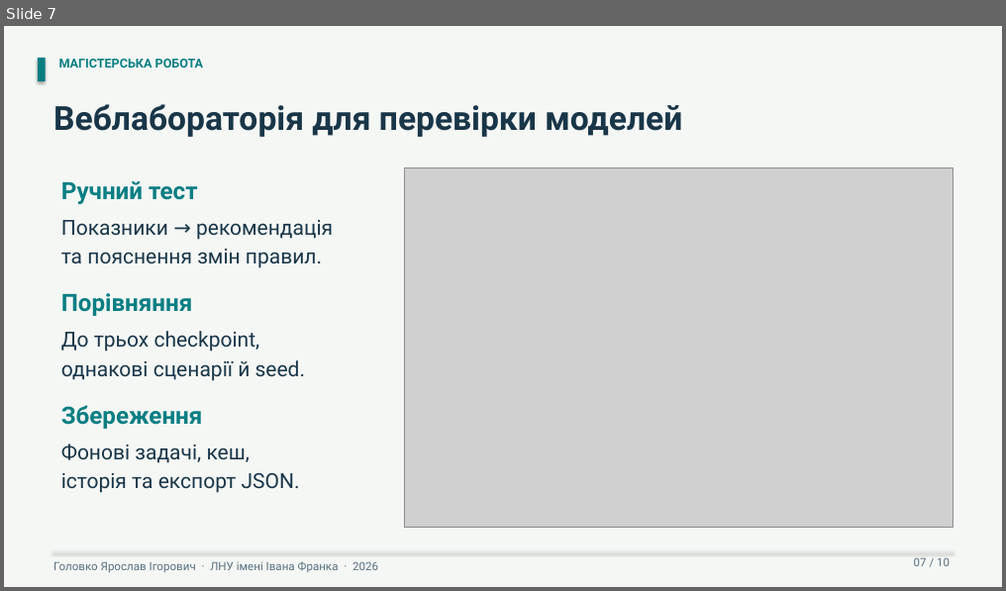
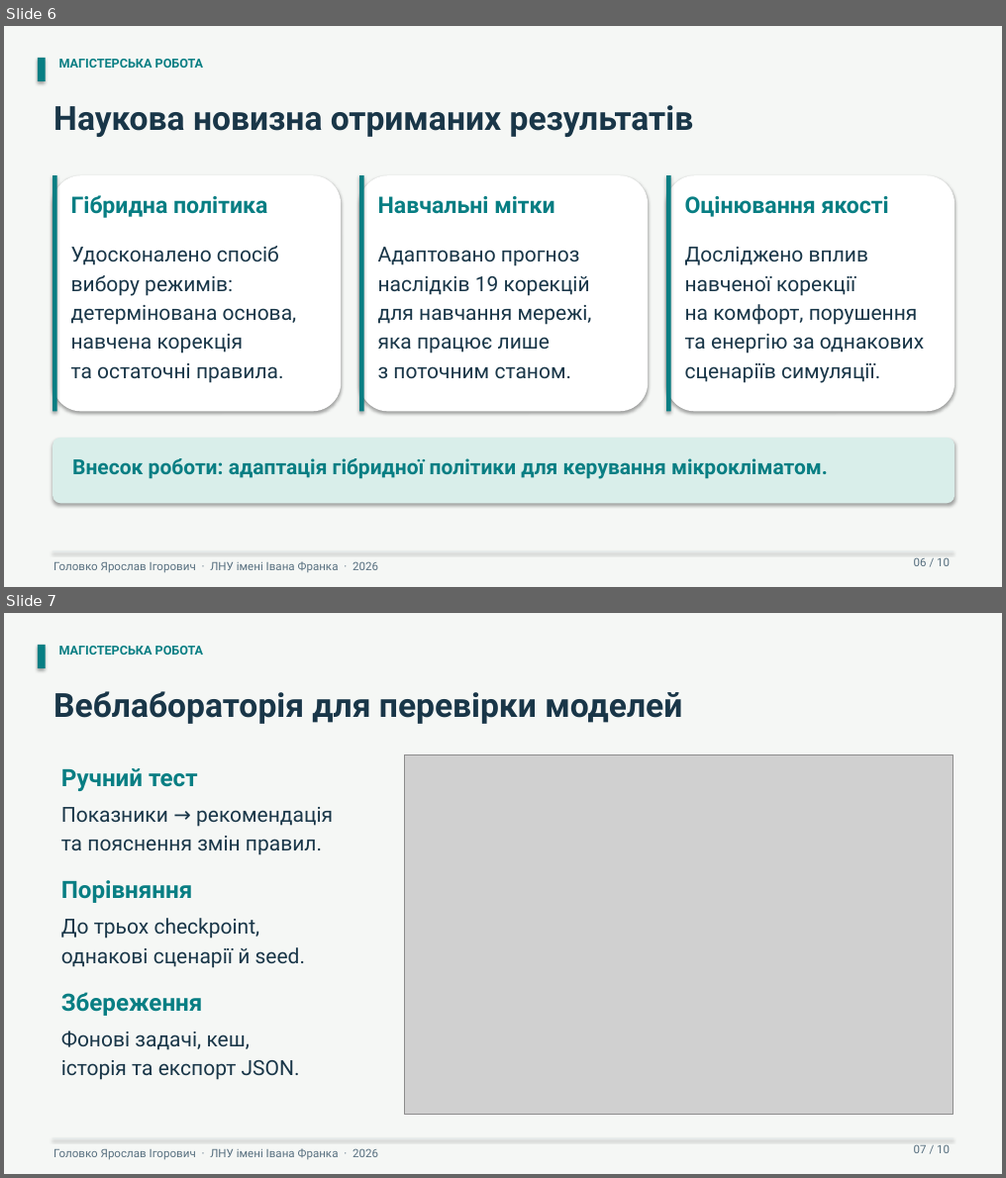
Before and after one commit to Lowckick/ai_house_model, a slide deck: docs/presentation/presentation.pptx. Shown one above the other, each under a label of ours: slide 7 before the commit, slides 6 and 7 after it. The pictures are 1006x591 and 1006x1178 pixels, drawn with LibreOffice and Linux fonts; fonts in the diff are those of the drawing; grey boxes stand for pictures. Boxes give left, top, right and bottom in pixels: in the first picture for what was removed or moved away, otherwise in the second. Text is boxed around its words. In the diff, an @@ line names an element or a change of style, - is before the commit and + after.

```diff
--- a/docs/presentation/presentation.pptx
+++ b/docs/presentation/presentation.pptx
@@ slide 6 added at (x1=4, y1=26, x2=1002, y2=587), background #F5F7F5 @@
@@ rectangle added at (x1=38, y1=58, x2=46, y2=81), fill #087E83 @@
@@ text added at (x1=59, y1=59, x2=203, y2=68), 12 pt, text #087E83, bold @@
+МАГІСТЕРСЬКА РОБОТА
@@ text added at (x1=54, y1=105, x2=694, y2=137), 32 pt, text #193648, bold @@
+Наукова новизна отриманих результатів
@@ rounded rectangle added at (x1=53, y1=175, x2=341, y2=411), fill #FFFFFF @@
@@ rectangle added at (x1=53, y1=175, x2=57, y2=411), fill #087E83 @@
@@ text added at (x1=71, y1=195, x2=267, y2=218), 22 pt, text #087E83, bold @@
+Гібридна політика
@@ rounded rectangle added at (x1=359, y1=175, x2=648, y2=411), fill #FFFFFF @@
@@ rectangle added at (x1=359, y1=175, x2=364, y2=411), fill #087E83 @@
@@ text added at (x1=378, y1=196, x2=554, y2=214), 22 pt, text #087E83, bold @@
+Навчальні мітки
@@ rounded rectangle added at (x1=666, y1=175, x2=954, y2=411), fill #FFFFFF @@
@@ rectangle added at (x1=666, y1=175, x2=671, y2=411), fill #087E83 @@
@@ text added at (x1=685, y1=196, x2=889, y2=217), 22 pt, text #087E83, bold @@
+Оцінювання якості
@@ text added at (x1=71, y1=246, x2=297, y2=383), 20 pt, text #193648 @@
+Удосконалено спосіб
+вибору режимів:
+детермінована основа,
+навчена корекція
+та остаточні правила.
@@ text added at (x1=378, y1=247, x2=592, y2=379), 20 pt, text #193648 @@
+Адаптовано прогноз
+наслідків 19 корекцій
+для навчання мережі,
+яка працює лише
+з поточним станом.
@@ text added at (x1=685, y1=247, x2=924, y2=383), 20 pt, text #193648 @@
+Досліджено вплив
+навченої корекції
+на комфорт, порушення
+та енергію за однакових
+сценаріїв симуляції.
@@ rounded rectangle added at (x1=53, y1=438, x2=954, y2=503), fill #D9EEEA @@
@@ text added at (x1=72, y1=459, x2=828, y2=479), 20 pt, text #087E83, bold @@
+Внесок роботи: адаптація гібридної політики для керування мікрокліматом.
@@ rectangle added at (x1=53, y1=552, x2=953, y2=553), fill #E4EAEB @@
@@ text added at (x1=914, y1=558, x2=949, y2=567), 11 pt, text #587080 @@
+06 / 10
@@ text added at (x1=54, y1=562, x2=378, y2=573), 11 pt, text #587080 @@
+Головко Ярослав Ігорович · ЛНУ імені Івана Франка · 2026
```
Also in this commit, not shown: 1 slide changed, 4 other slides added, 5 slides removed, 9 other files.
